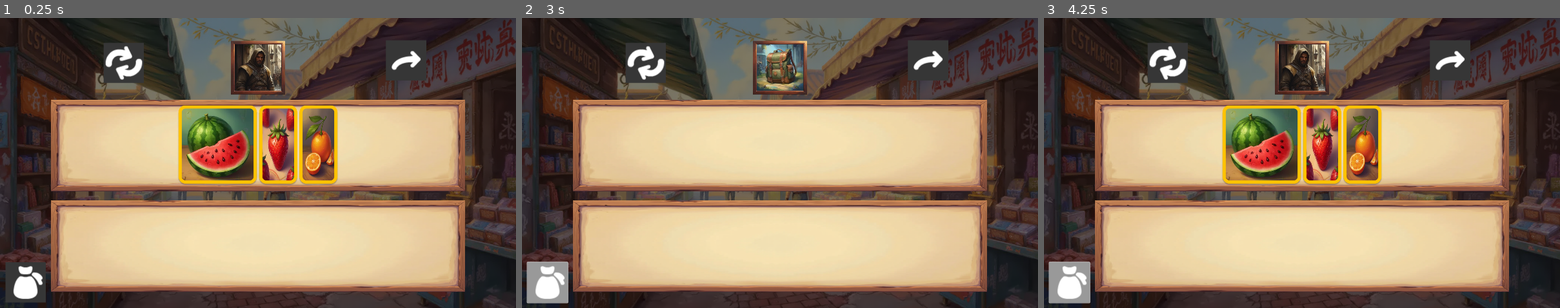
Above: before the commit, frames 1-3 (left to right).
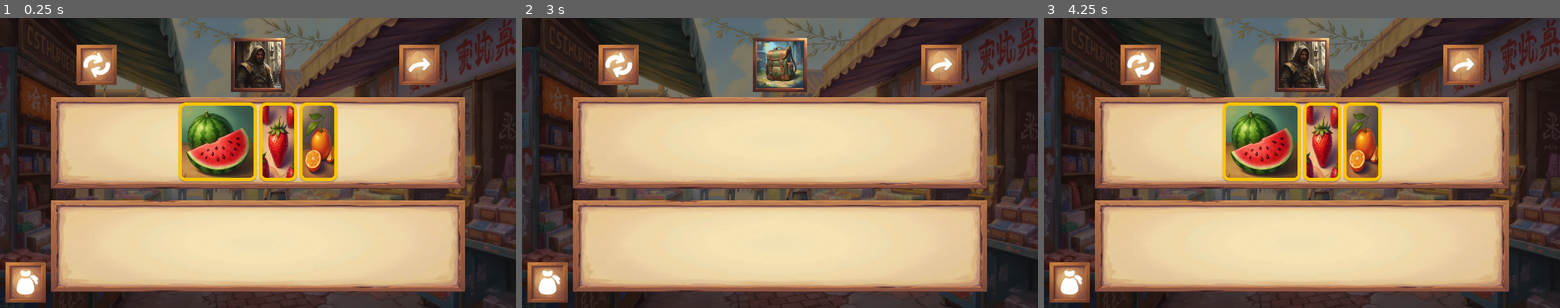
Above: after the commit, the same moments.

Repository: 494311870/TheTrader
Game: Godot game, scene res://game/scenes/main/main.tscn
Same seed, same stepped clock (60 frames per second), same inputs: the game is played once before the commit and once after it. The project has no main scene, so this scene is started directly.
Inputs (mouse positions are in pixels of both pictures, inside the frame that each line leads up to):
- Up to frame 1 (0.25 s): no input
- Up to frame 2 (3 s): click (620, 64) at 0.52 s; click (620, 64) at 1.27 s; click (620, 64) at 2.02 s; click (547, 281) at 2.75 s
- Up to frame 3 (4.25 s): tap Enter at 3.5 s

The runs differ from the first frame. In frame 1, 13% of the frame differs, in the area x 1-91%, y 6-99%; in frame 2, 10%; in frame 3, 13%, in the area x 0-91%, y 6-99%.

Commit message:
【新增】禁止将桌面的物品放到商人的桌面上 【修改】UI布局

Diff:
--- a/game/scenes/main/leave_button.tscn
+++ /dev/null
@@ -1,23 +0,0 @@
-[gd_scene load_steps=3 format=3 uid="uid://dfe5qf80v025v"]
-
-[ext_resource type="Texture2D" uid="uid://brmmrxn2jejrw" path="res://game/art/icons/arrow_right_curve.png" id="1_2sexn"]
-
-[sub_resource type="StyleBoxEmpty" id="StyleBoxEmpty_ve4tf"]
-
-[node name="LeaveButton" type="PanelContainer"]
-custom_minimum_size = Vector2(150, 150)
-offset_left = 1436.0
-offset_top = 83.0
-offset_right = 1586.0
-offset_bottom = 233.0
-theme_override_styles/panel = SubResource("StyleBoxEmpty_ve4tf")
-
-[node name="Button" type="Button" parent="."]
-layout_mode = 2
-
-[node name="TextureRect" type="TextureRect" parent="."]
-layout_mode = 2
-mouse_filter = 2
-texture = ExtResource("1_2sexn")
-expand_mode = 1
-stretch_mode = 5
--- a/game/scenes/main/main.tscn
+++ b/game/scenes/main/main.tscn
@@ -1,12 +1,10 @@
-[gd_scene load_steps=14 format=3 uid="uid://2gy51p43a8l1"]
+[gd_scene load_steps=12 format=3 uid="uid://2gy51p43a8l1"]
 
 [ext_resource type="Texture2D" uid="uid://dxawtkx3h78cs" path="res://game/art/pictures/background.png" id="1_yyioj"]
 [ext_resource type="Script" path="res://game/scenes/main/main_handler.gd" id="2_q014j"]
 [ext_resource type="PackedScene" uid="uid://dupn0g21i76x7" path="res://game/scenes/traders/trader_ui.tscn" id="2_uy2fy"]
 [ext_resource type="Resource" uid="uid://blo3m866l3efq" path="res://game/contents/traders/trader.tres" id="3_x1a5e"]
 [ext_resource type="Script" path="res://game/scenes/main/trader_handler.gd" id="4_8fvy6"]
-[ext_resource type="PackedScene" uid="uid://dfe5qf80v025v" path="res://game/scenes/main/leave_button.tscn" id="4_q4xem"]
-[ext_resource type="PackedScene" uid="uid://mj8uww18p5dy" path="res://game/scenes/main/refresh_button.tscn" id="5_nxpua"]
 [ext_resource type="Script" path="res://game/domain/item_pool.gd" id="5_ov3pa"]
 [ext_resource type="Script" path="res://game/scenes/main/player_handler.gd" id="6_6y3je"]
 [ext_resource type="Resource" uid="uid://cojiqrr88vkdu" path="res://game/contents/characters/player.tres" id="7_fn1df"]
@@ -59,9 +57,5 @@
 unique_name_in_owner = true
 visible = false
 
-[node name="LeaveButton" parent="CanvasLayer" instance=ExtResource("4_q4xem")]
-
-[node name="RefreshButton" parent="CanvasLayer" instance=ExtResource("5_nxpua")]
-
 [connection signal="show_trader_requested" from="Handlers/MainHandler" to="Handlers/TraderHandler" method="_show_trader"]
 [connection signal="backpack_clicked" from="CanvasLayer/PlayerUI" to="CanvasLayer/BackpackUI" method="_on_backpack_clicked"]
--- a/game/scenes/players/backpack_ui.gd
+++ b/game/scenes/players/backpack_ui.gd
@@ -3,7 +3,7 @@
 
 @export var stats: SlotStats: set = _set_stats
 
-@onready var slot_ui: SlotUI = $SlotUI
+@onready var slot_ui: SlotUI = %SlotUI
 @onready var art: TextureRect = %Art
 
 # Called when the node enters the scene tree for the first time.
--- a/game/scenes/players/backpack_ui.tscn
+++ b/game/scenes/players/backpack_ui.tscn
@@ -25,30 +25,29 @@
 offset_bottom = 645.0
 script = ExtResource("1_pkcu3")
 
-[node name="SlotUI" parent="." instance=ExtResource("1_f6sas")]
-unique_name_in_owner = true
-layout_mode = 1
-anchors_preset = 12
-anchor_top = 1.0
-anchor_bottom = 1.0
-offset_bottom = 0.0
-grow_vertical = 0
+[node name="VBoxContainer" type="VBoxContainer" parent="."]
+layout_mode = 0
+offset_top = 10.0
+offset_right = 1920.0
+offset_bottom = 570.0
+theme_override_constants/separation = 20
+alignment = 1
 
-[node name="PanelContainer" type="PanelContainer" parent="."]
+[node name="CenterContainer" type="CenterContainer" parent="VBoxContainer"]
+layout_mode = 2
+size_flags_horizontal = 3
+
+[node name="PanelContainer" type="PanelContainer" parent="VBoxContainer/CenterContainer"]
 custom_minimum_size = Vector2(200, 200)
-layout_mode = 1
-anchors_preset = 5
-anchor_left = 0.5
-anchor_right = 0.5
-offset_left = -100.0
-offset_top = 20.0
-offset_right = 100.0
-offset_bottom = 220.0
-grow_horizontal = 2
-theme_override_styles/panel = SubResource("StyleBoxTexture_t3rtm")
+layout_mode = 2
+theme_override_styles/panel = SubResource("StyleBoxTexture_h86tj")
 
-[node name="Art" type="TextureRect" parent="PanelContainer"]
+[node name="Art" type="TextureRect" parent="VBoxContainer/CenterContainer/PanelContainer"]
 unique_name_in_owner = true
 layout_mode = 2
 texture = ExtResource("3_e3axa")
 expand_mode = 1
+
+[node name="SlotUI" parent="VBoxContainer" instance=ExtResource("1_f6sas")]
+unique_name_in_owner = true
+layout_mode = 2
--- a/game/scenes/players/player_ui.tscn
+++ b/game/scenes/players/player_ui.tscn
@@ -43,7 +43,15 @@
 unique_name_in_owner = true
 layout_mode = 2
 
-[node name="TextureRect" type="TextureRect" parent="Backpack"]
+[node name="MarginContainer" type="MarginContainer" parent="Backpack"]
+layout_mode = 2
+mouse_filter = 2
+theme_override_constants/margin_left = 20
+theme_override_constants/margin_top = 20
+theme_override_constants/margin_right = 20
+theme_override_constants/margin_bottom = 20
+
+[node name="TextureRect" type="TextureRect" parent="Backpack/MarginContainer"]
 layout_mode = 2
 mouse_filter = 2
 texture = ExtResource("3_snx1e")
--- a/game/scenes/slots/slot.gd
+++ b/game/scenes/slots/slot.gd
@@ -132,6 +132,10 @@
 	var target_position   = at_position - data.offset
 	var slot_index: int   = _find_nearest_index(target_position)
 
+	if drop_item.get_parent() != self:
+		if owner.get_meta("disable_drop"):
+			return false
+
 	var can_insert := stats.has_enough_space_after(slot_index, drop_item.stats)
 
 	if can_insert:
--- a/game/scenes/slots/slot_ui.tscn
+++ b/game/scenes/slots/slot_ui.tscn
@@ -24,6 +24,7 @@
 grow_vertical = 2
 mouse_filter = 2
 script = ExtResource("1_ennk5")
+metadata/disable_drop = false
 
 [node name="Panel" type="Panel" parent="."]
 layout_mode = 1
--- a/game/scenes/traders/trader_ui.gd
+++ b/game/scenes/traders/trader_ui.gd
@@ -3,7 +3,7 @@
 
 @export var stats: TraderStats: set = _set_stats
 
-@onready var slot_ui: SlotUI = $SlotUI
+@onready var slot_ui: SlotUI = %SlotUI
 @onready var trader_art: TextureRect = %TraderArt
 
 
--- a/game/scenes/traders/trader_ui.tscn
+++ b/game/scenes/traders/trader_ui.tscn
@@ -1,9 +1,11 @@
-[gd_scene load_steps=6 format=3 uid="uid://dupn0g21i76x7"]
+[gd_scene load_steps=8 format=3 uid="uid://dupn0g21i76x7"]
 
 [ext_resource type="PackedScene" uid="uid://b6yiasf0qgok4" path="res://game/scenes/slots/slot_ui.tscn" id="1_q1v4p"]
 [ext_resource type="Script" path="res://game/scenes/traders/trader_ui.gd" id="1_vggdm"]
+[ext_resource type="PackedScene" uid="uid://mj8uww18p5dy" path="res://game/scenes/ui/refresh_button.tscn" id="2_j3oqo"]
 [ext_resource type="Texture2D" uid="uid://dec1uchn5ok38" path="res://game/art/faces/1743391179694.png" id="3_seu32"]
 [ext_resource type="Texture2D" uid="uid://ok44g81tvsr6" path="res://game/art/borders/1743390594439.png" id="3_uob4s"]
+[ext_resource type="PackedScene" uid="uid://dfe5qf80v025v" path="res://game/scenes/ui/leave_button.tscn" id="5_xktqj"]
 
 [sub_resource type="StyleBoxTexture" id="StyleBoxTexture_t3rtm"]
 content_margin_left = 14.0
@@ -24,29 +26,43 @@
 grow_horizontal = 2
 script = ExtResource("1_vggdm")
 
-[node name="SlotUI" parent="." instance=ExtResource("1_q1v4p")]
-layout_mode = 1
-anchors_preset = 12
-anchor_top = 1.0
-anchor_bottom = 1.0
-offset_bottom = 0.0
-grow_vertical = 0
+[node name="VBoxContainer" type="VBoxContainer" parent="."]
+layout_mode = 2
+offset_top = 10.0
+offset_right = 1920.0
+offset_bottom = 570.0
+theme_override_constants/separation = 20
+alignment = 1
 
-[node name="PanelContainer" type="PanelContainer" parent="."]
+[node name="HFlowContainer" type="HFlowContainer" parent="VBoxContainer"]
+custom_minimum_size = Vector2(1350, 0)
+layout_mode = 2
+size_flags_horizontal = 4
+
+[node name="RefreshButton" parent="VBoxContainer/HFlowContainer" instance=ExtResource("2_j3oqo")]
+layout_mode = 2
+size_flags_vertical = 4
+
+[node name="CenterContainer" type="CenterContainer" parent="VBoxContainer/HFlowContainer"]
+layout_mode = 2
+size_flags_horizontal = 3
+
+[node name="PanelContainer" type="PanelContainer" parent="VBoxContainer/HFlowContainer/CenterContainer"]
 custom_minimum_size = Vector2(200, 200)
-layout_mode = 1
-anchors_preset = 5
-anchor_left = 0.5
-anchor_right = 0.5
-offset_left = -100.0
-offset_top = 20.0
-offset_right = 100.0
-offset_bottom = 220.0
-grow_horizontal = 2
+layout_mode = 2
 theme_override_styles/panel = SubResource("StyleBoxTexture_t3rtm")
 
-[node name="TraderArt" type="TextureRect" parent="PanelContainer"]
+[node name="TraderArt" type="TextureRect" parent="VBoxContainer/HFlowContainer/CenterContainer/PanelContainer"]
 unique_name_in_owner = true
 layout_mode = 2
 texture = ExtResource("3_seu32")
 expand_mode = 1
+
+[node name="LeaveButton" parent="VBoxContainer/HFlowContainer" instance=ExtResource("5_xktqj")]
+layout_mode = 2
+size_flags_vertical = 4
+
+[node name="SlotUI" parent="VBoxContainer" instance=ExtResource("1_q1v4p")]
+unique_name_in_owner = true
+layout_mode = 2
+metadata/disable_drop = true
--- /dev/null
+++ b/game/scenes/ui/leave_button.tscn
@@ -0,0 +1,31 @@
+[gd_scene load_steps=3 format=3 uid="uid://dfe5qf80v025v"]
+
+[ext_resource type="Texture2D" uid="uid://brmmrxn2jejrw" path="res://game/art/icons/arrow_right_curve.png" id="1_8udia"]
+
+[sub_resource type="StyleBoxEmpty" id="StyleBoxEmpty_ve4tf"]
+
+[node name="LeaveButton" type="PanelContainer"]
+custom_minimum_size = Vector2(150, 150)
+offset_left = 1436.0
+offset_top = 83.0
+offset_right = 1586.0
+offset_bottom = 233.0
+theme_override_styles/panel = SubResource("StyleBoxEmpty_ve4tf")
+
+[node name="Button" type="Button" parent="."]
+layout_mode = 2
+
+[node name="MarginContainer" type="MarginContainer" parent="."]
+layout_mode = 2
+mouse_filter = 2
+theme_override_constants/margin_left = 20
+theme_override_constants/margin_top = 20
+theme_override_constants/margin_right = 20
+theme_override_constants/margin_bottom = 20
+
+[node name="TextureRect" type="TextureRect" parent="MarginContainer"]
+layout_mode = 2
+mouse_filter = 2
+texture = ExtResource("1_8udia")
+expand_mode = 1
+stretch_mode = 5
--- a/game/scenes/main/refresh_button.tscn
+++ b/game/scenes/ui/refresh_button.tscn
@@ -15,9 +15,17 @@
 [node name="Button" type="Button" parent="."]
 layout_mode = 2
 
-[node name="TextureRect" type="TextureRect" parent="."]
+[node name="MarginContainer" type="MarginContainer" parent="."]
 layout_mode = 2
 mouse_filter = 2
-texture = ExtResource("1_sepl8")
+theme_override_constants/margin_left = 20
+theme_override_constants/margin_top = 20
+theme_override_constants/margin_right = 20
+theme_override_constants/margin_bottom = 20
+
+[node name="TextureRect" type="TextureRect" parent="MarginContainer"]
+layout_mode = 2
+mouse_filter = 2
+texture = ExtResource("1_t81ct")
 expand_mode = 1
 stretch_mode = 5
--- a/game/theme/main_theme.tres
+++ b/game/theme/main_theme.tres
@@ -1,14 +1,49 @@
-[gd_resource type="Theme" load_steps=4 format=3 uid="uid://c6m4pi2puf5iu"]
+[gd_resource type="Theme" load_steps=7 format=3 uid="uid://c6m4pi2puf5iu"]
 
-[sub_resource type="StyleBoxFlat" id="StyleBoxFlat_ob3rc"]
+[ext_resource type="Texture2D" uid="uid://dejl1o244lx53" path="res://game/art/ui/button_1.png" id="1_a16gj"]
 
-[sub_resource type="StyleBoxFlat" id="StyleBoxFlat_y82os"]
-bg_color = Color(0.212305, 0.212305, 0.212305, 1)
+[sub_resource type="StyleBoxTexture" id="StyleBoxTexture_tx18e"]
+texture = ExtResource("1_a16gj")
+texture_margin_left = 40.0
+texture_margin_top = 40.0
+texture_margin_right = 40.0
+texture_margin_bottom = 40.0
+modulate_color = Color(0.784314, 0.784314, 0.784314, 0.501961)
 
-[sub_resource type="StyleBoxFlat" id="StyleBoxFlat_jjn6s"]
-bg_color = Color(0.385493, 0.385493, 0.385492, 1)
+[sub_resource type="StyleBoxTexture" id="StyleBoxTexture_enfm1"]
+texture = ExtResource("1_a16gj")
+texture_margin_left = 40.0
+texture_margin_top = 40.0
+texture_margin_right = 40.0
+texture_margin_bottom = 40.0
+modulate_color = Color(0.960784, 0.960784, 0.960784, 1)
+
+[sub_resource type="StyleBoxTexture" id="StyleBoxTexture_x5cbv"]
+texture = ExtResource("1_a16gj")
+texture_margin_left = 40.0
+texture_margin_top = 40.0
+texture_margin_right = 40.0
+texture_margin_bottom = 40.0
+modulate_color = Color(0.960784, 0.960784, 0.960784, 1)
+
+[sub_resource type="StyleBoxTexture" id="StyleBoxTexture_j502c"]
+texture = ExtResource("1_a16gj")
+texture_margin_left = 40.0
+texture_margin_top = 40.0
+texture_margin_right = 40.0
+texture_margin_bottom = 40.0
+
+[sub_resource type="StyleBoxTexture" id="StyleBoxTexture_s7ho1"]
+texture = ExtResource("1_a16gj")
+texture_margin_left = 40.0
+texture_margin_top = 40.0
+texture_margin_right = 40.0
+texture_margin_bottom = 40.0
+modulate_color = Color(0.784314, 0.784314, 0.784314, 1)
 
 [resource]
-Button/styles/hover = SubResource("StyleBoxFlat_ob3rc")
-Button/styles/normal = SubResource("StyleBoxFlat_y82os")
-Button/styles/pressed = SubResource("StyleBoxFlat_jjn6s")
+Button/styles/disabled = SubResource("StyleBoxTexture_tx18e")
+Button/styles/focus = SubResource("StyleBoxTexture_enfm1")
+Button/styles/hover = SubResource("StyleBoxTexture_x5cbv")
+Button/styles/normal = SubResource("StyleBoxTexture_j502c")
+Button/styles/pressed = SubResource("StyleBoxTexture_s7ho1")
Binary file added: game/art/ui/button_1.png
Not shown, added: game/art/ui/button_1.png.import
Not shown: 1 places in game/scenes/players/backpack_ui.tscn that only renumber resources
Not shown: 1 places in game/scenes/ui/refresh_button.tscn that only renumber resources
